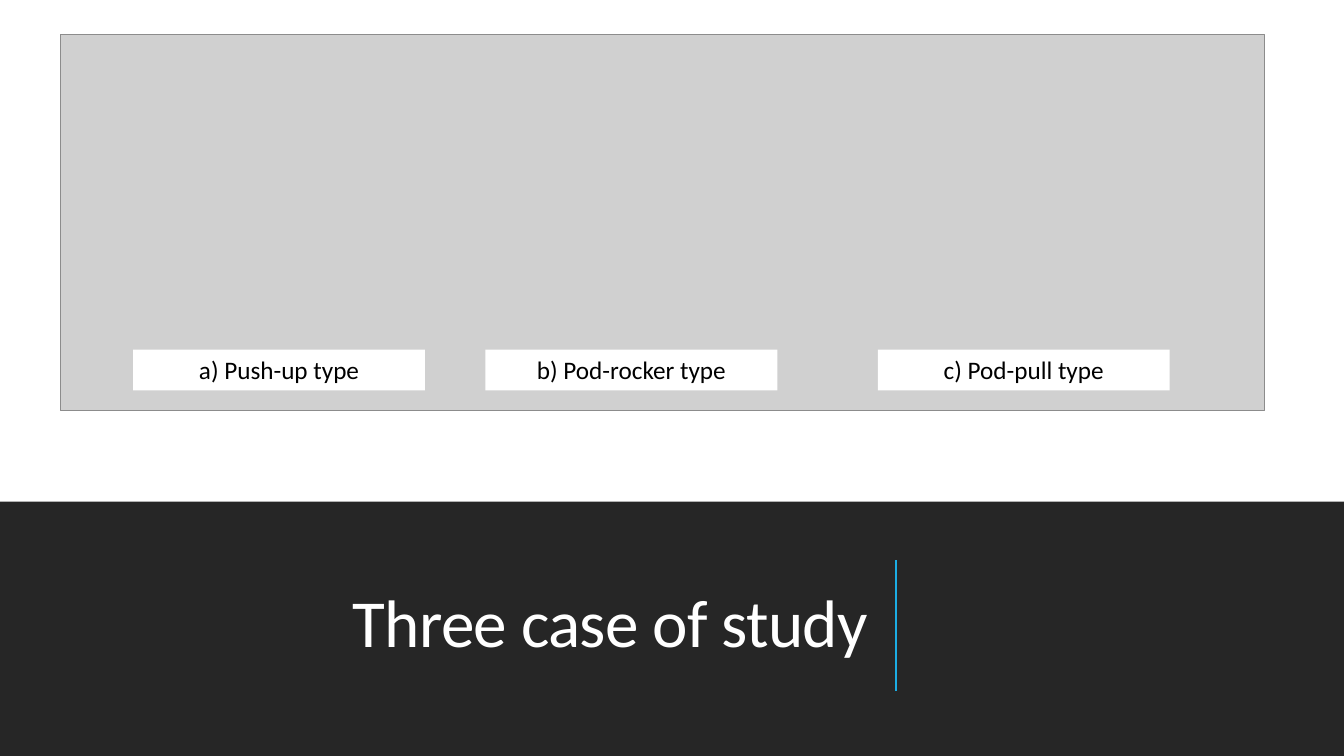
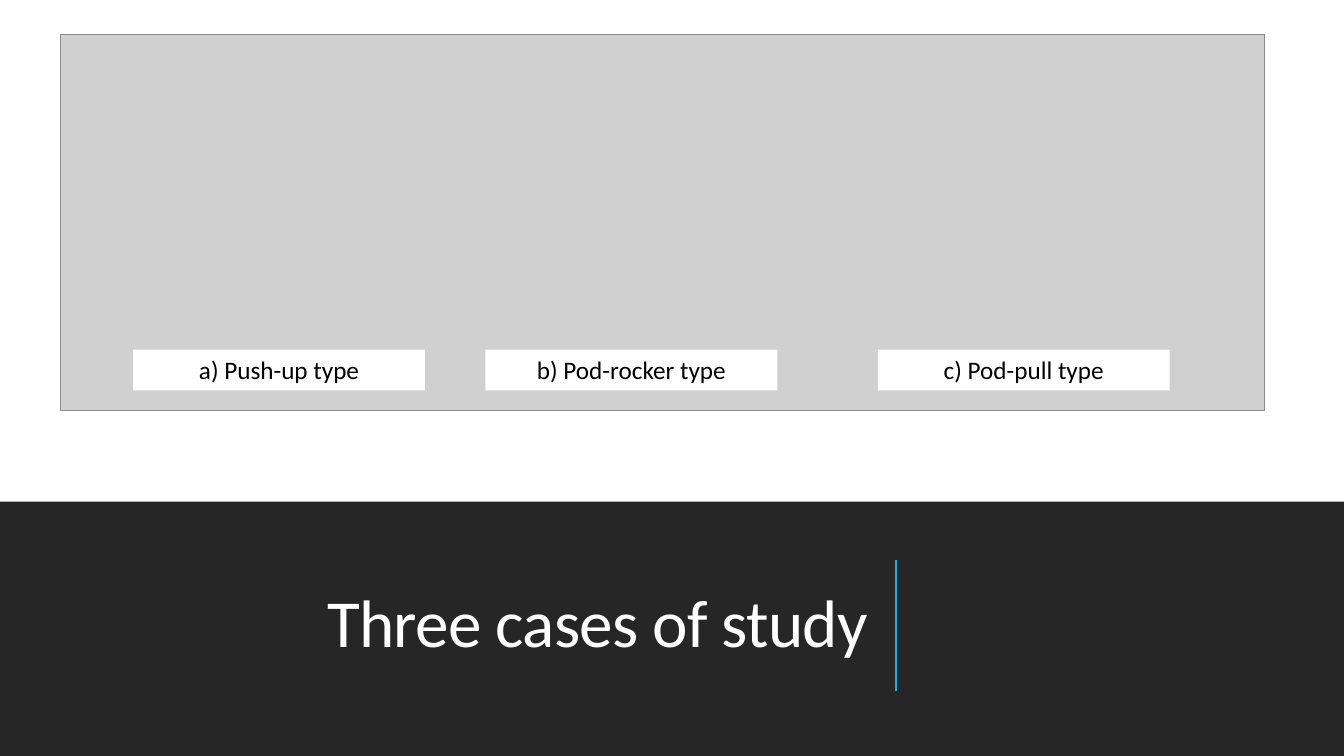
Before and after one commit to EmanueleBrocchieri/DRS-system-analysis, a slide deck: slide 3 of DRS presentazione.pptx. Drawn at 1344x756 pixels with LibreOffice and Linux fonts; fonts in the diff are those of the drawing; grey boxes stand for pictures. Boxes give left, top, right and bottom in pixels: in the first picture for what was removed or moved away, otherwise in the second. Text is boxed around its words. In the diff, an @@ line names an element or a change of style, - is before the commit and + after.

```diff
--- a/DRS presentazione.pptx
+++ b/DRS presentazione.pptx
@@ title at box(327, 600, 868, 658): text changed @@
-Three case of study
+Three cases of study
```
Also in this commit, not shown: 1 other slide changed, 1 slide added.
